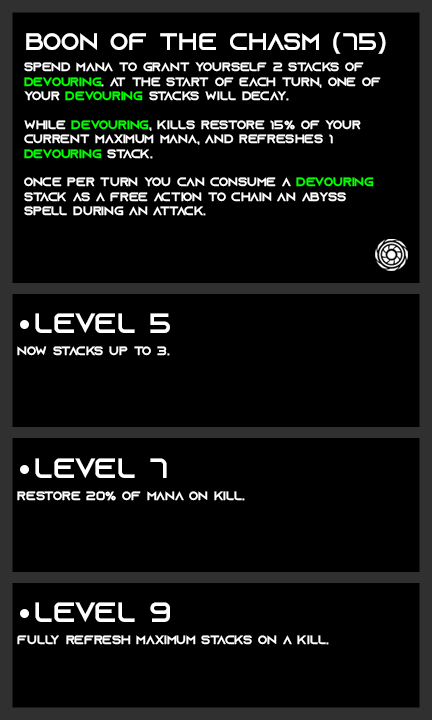
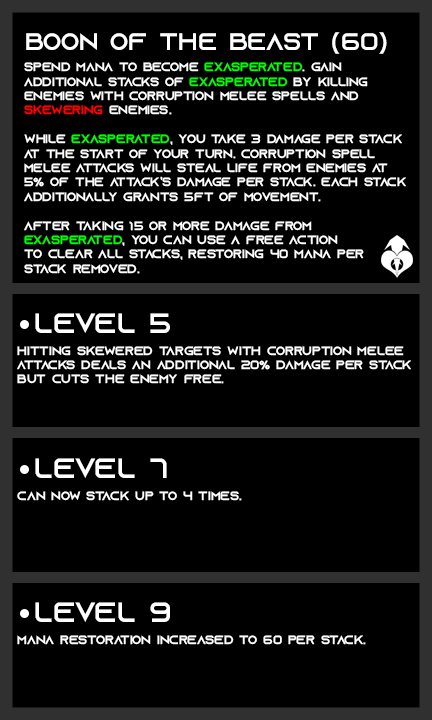
Comparing the layer stacks of the two 432x720 images. Changes:
painted on "Name" over (230, 32, 387, 54)
painted on "Description" (2nd of 2, in "Description") over (24, 62, 406, 274)
hid "abyss" over (375, 239, 408, 271)
showed "corruption" over (381, 235, 413, 278)
renamed "now stacks up to 3." to "hitting skewered targets with corruption melee attacks deals an", painted on it over (17, 346, 411, 384)
renamed "restore 20% of mana on kill." to "can now stack up to 4 times.", painted on it over (17, 491, 245, 501)
renamed "fully refresh maximum stacks on a kill." to "mana restoration increased to 60 per stack.", painted on it over (17, 635, 366, 645)